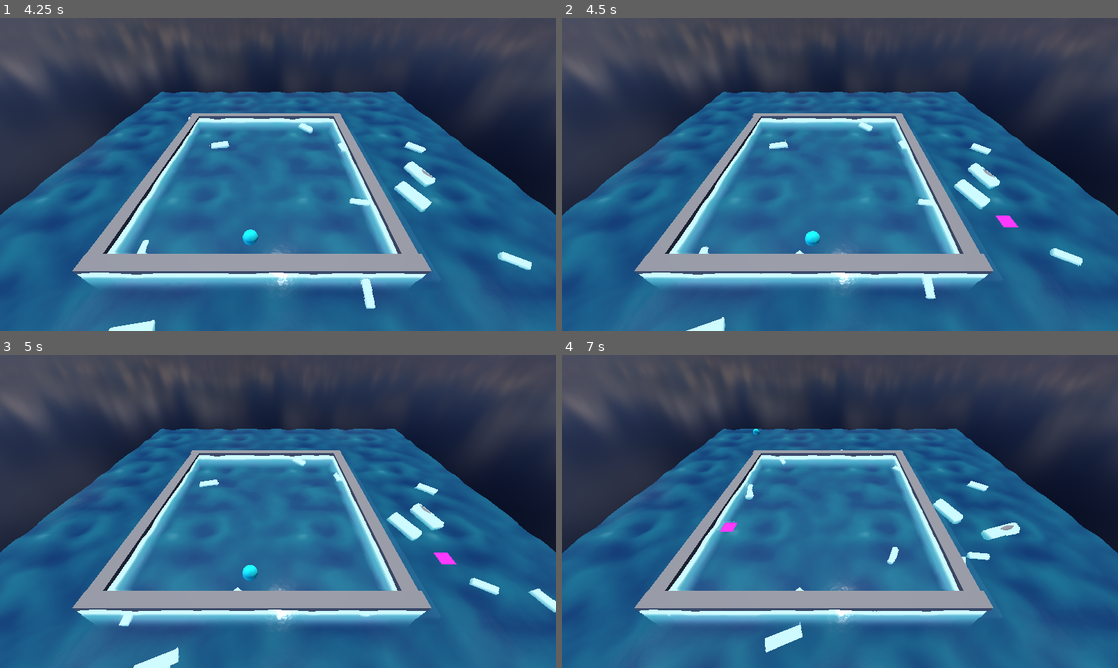
Above: before the commit, frames 1-4 (two rows, left to right).
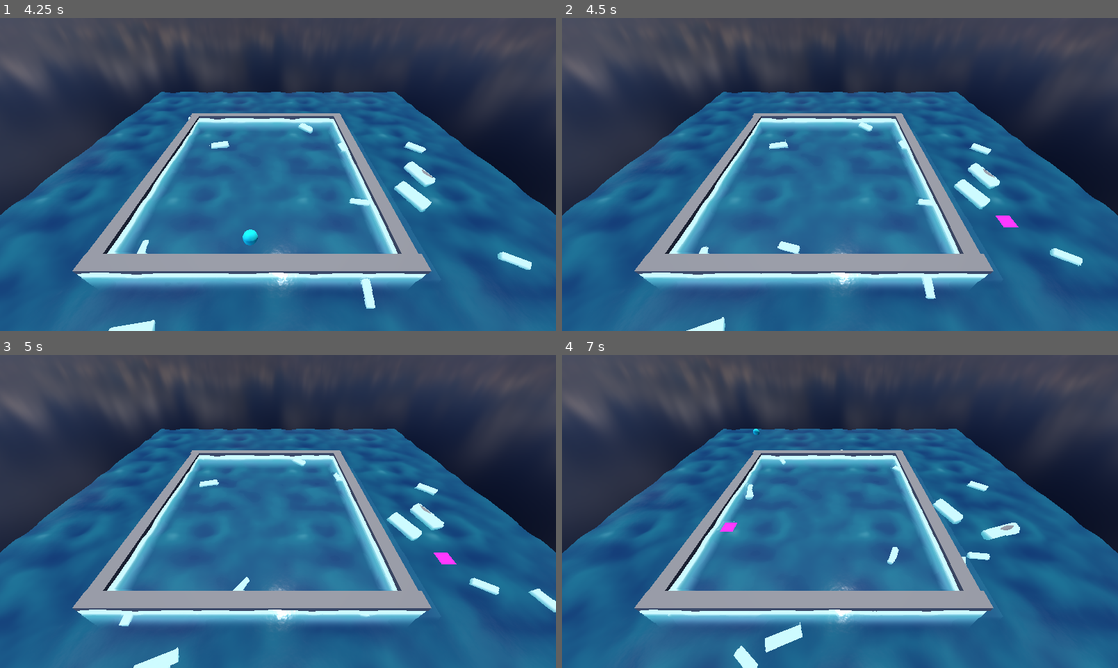
Above: after the commit, the same moments.

Repository: GoodGuyNoone/Juniper-Dev-Game-Jam
Game: Godot game, scene res://scenes/opening/splash.tscn
Same seed, same stepped clock (60 frames per second), same inputs: the game is played once before the commit and once after it.
Inputs (mouse positions are in pixels of both pictures, inside the frame that each line leads up to):
- Up to frame 1 (4.25 s): tap Enter (ui_accept) at 0.5, 0.77 s; move the mouse to (400, 158) at 0.52 s; hold Right (ui_right) 0.53-1.25 s; click (400, 158) at 0.67 s; click "New Game" at 1.25 s; drag from (166, 190) to (250, 237) at 2.02 s; move the mouse to (333, 105) at 2.77 s; hold Right (ui_right) 2.78-3.5 s; click (333, 105) at 2.92 s; drag from (250, 237) to (111, 127) at 3.52 s
- Up to frame 2 (4.5 s): move the mouse to (1006, 221) at 4.27 s; hold Left (ui_left) from 4.28 s (still down); click (1006, 221) at 4.42 s
- Up to frame 3 (5 s): keep holding Left (ui_left); tap Enter (ui_accept) at 4.52 s
- Up to frame 4 (7 s): release Left (ui_left) at 5 s; drag from (673, 464) to (756, 433) at 5.02 s; move the mouse to (867, 511) at 5.77 s; hold Down (ui_down) 5.78-6.5 s; click (867, 511) at 5.92 s; drag from (756, 433) to (728, 527) at 6.52 s

Frame 1 is identical in both runs. In frame 2, 0.2% of the frame differs, in the area x 38-47%, y 68-76%; in frame 3, 0.2%; in frame 4, 0.2%.

Commit message:
- second mini game

Diff:
--- a/scenes/game_scene/game.tscn
+++ b/scenes/game_scene/game.tscn
@@ -11,6 +11,7 @@
 [ext_resource type="Script" uid="uid://ypig5c3ypcht" path="res://scripts/gameplay/controllers/fish_coordinator.gd" id="8_oxnsv"]
 [ext_resource type="Script" uid="uid://duo2mgjedbqhj" path="res://scripts/gameplay/controllers/game_controller.gd" id="10_lnrhe"]
 [ext_resource type="PackedScene" uid="uid://fh7dur8nac6g" path="res://scenes/gameplay/MiniGames/timing_bar_mini_game.tscn" id="11_tr8b4"]
+[ext_resource type="PackedScene" uid="uid://bejdvgm08cn36" path="res://scenes/gameplay/MiniGames/reel_spin_mini_game.tscn" id="12_vvut4"]
 
 [sub_resource type="PanoramaSkyMaterial" id="PanoramaSkyMaterial_7ulqd"]
 panorama = ExtResource("3_700et")
@@ -51,7 +52,7 @@
 script = ExtResource("1_pause_controller")
 pause_menu_packed = ExtResource("2_pause_menu")
 
-[node name="RayCastMouseController" type="Node" parent="Controllers" unique_id=1728235215 node_paths=PackedStringArray("pool", "camera", "player_cursor", "buoy_container", "fish_coordinator", "timing_bar_mini_game")]
+[node name="RayCastMouseController" type="Node" parent="Controllers" unique_id=1728235215 node_paths=PackedStringArray("pool", "camera", "player_cursor", "buoy_container", "fish_coordinator", "timing_bar_mini_game", "game_controller")]
 script = ExtResource("6_wedpv")
 pool = NodePath("../../World/Pool")
 camera = NodePath("../../World/Camera3D")
@@ -60,16 +61,18 @@
 buoy_container = NodePath("../../World/BuoyContainer")
 fish_coordinator = NodePath("../FishCoordinator")
 timing_bar_mini_game = NodePath("../../MiniGames/TimingBarMiniGame")
+game_controller = NodePath("../GameController")
 
 [node name="FishCoordinator" type="Node" parent="Controllers" unique_id=1641570867 node_paths=PackedStringArray("fish_container")]
 script = ExtResource("8_oxnsv")
 fish_scene = ExtResource("4_fhy3a")
 fish_container = NodePath("../../World/FishContainer")
 
-[node name="GameController" type="Node" parent="Controllers" unique_id=1537683898 node_paths=PackedStringArray("fish_coordinator", "timing_bar_mini_game")]
+[node name="GameController" type="Node" parent="Controllers" unique_id=1537683898 node_paths=PackedStringArray("fish_coordinator", "timing_bar_mini_game", "reel_spin_mini_game")]
 script = ExtResource("10_lnrhe")
 fish_coordinator = NodePath("../FishCoordinator")
 timing_bar_mini_game = NodePath("../../MiniGames/TimingBarMiniGame")
+reel_spin_mini_game = NodePath("../../MiniGames/ReelSpinMiniGame")
 
 [node name="MiniGames" type="Node" parent="." unique_id=2085452047]
 
@@ -78,3 +81,9 @@
 offset_top = 76.0
 offset_right = 431.0
 offset_bottom = 276.0
+
+[node name="ReelSpinMiniGame" parent="MiniGames" unique_id=1597237571 instance=ExtResource("12_vvut4")]
+offset_left = 605.0
+offset_top = 303.0
+offset_right = 605.0
+offset_bottom = 303.0
--- /dev/null
+++ b/scenes/gameplay/MiniGames/reel_spin_mini_game.tscn
@@ -0,0 +1,73 @@
+[gd_scene format=3 uid="uid://bejdvgm08cn36"]
+
+[ext_resource type="Script" uid="uid://64s2eot637xd" path="res://scripts/gameplay/minigames/reel_spin_mini_game.gd" id="1_th37x"]
+
+[node name="ReelSpinMiniGame" type="Control" unique_id=1597237571]
+layout_mode = 3
+anchors_preset = 0
+script = ExtResource("1_th37x")
+
+[node name="ReelRoot" type="Control" parent="." unique_id=235586148]
+unique_name_in_owner = true
+layout_mode = 1
+anchors_preset = 8
+anchor_left = 0.5
+anchor_top = 0.5
+anchor_right = 0.5
+anchor_bottom = 0.5
+grow_horizontal = 2
+grow_vertical = 2
+
+[node name="ReelFace" type="ColorRect" parent="ReelRoot" unique_id=206768086]
+unique_name_in_owner = true
+layout_mode = 1
+anchors_preset = 8
+anchor_left = 0.5
+anchor_top = 0.5
+anchor_right = 0.5
+anchor_bottom = 0.5
+offset_left = -35.0
+offset_top = -35.0
+offset_right = 35.0
+offset_bottom = 35.0
+grow_horizontal = 2
+grow_vertical = 2
+pivot_offset = Vector2(35, 35)
+color = Color(0.8274504, 0.9393898, 0.36719698, 1)
+
+[node name="HandlePivot" type="Control" parent="ReelRoot" unique_id=1865918108]
+unique_name_in_owner = true
+anchors_preset = 0
+mouse_filter = 2
+
+[node name="ReelHandle" type="ColorRect" parent="ReelRoot/HandlePivot" unique_id=1588207062]
+unique_name_in_owner = true
+layout_mode = 0
+offset_left = 48.0
+offset_top = -8.0
+offset_right = 68.0
+offset_bottom = 8.0
+pivot_offset = Vector2(10, 8)
+mouse_filter = 2
+color = Color(0.28627452, 1, 1, 1)
+
+[node name="ProgressBar" type="ProgressBar" parent="." unique_id=801909005]
+unique_name_in_owner = true
+layout_mode = 0
+offset_top = -50.0
+offset_right = 4.000001
+offset_bottom = -23.0
+
+[node name="TimerLabel" type="Label" parent="." unique_id=217170146]
+unique_name_in_owner = true
+layout_mode = 1
+anchors_preset = 5
+anchor_left = 0.5
+anchor_right = 0.5
+offset_left = -20.0
+offset_top = 20.0
+offset_right = 20.0
+offset_bottom = 43.0
+grow_horizontal = 2
+text = "55"
+horizontal_alignment = 1
--- a/scripts/gameplay/controllers/game_controller.gd
+++ b/scripts/gameplay/controllers/game_controller.gd
@@ -1,9 +1,14 @@
 class_name GameController
 extends Node
 
+signal catch_finished
 
 @export var fish_coordinator: FishCoordinator
 @export var timing_bar_mini_game: TimingBarMiniGame
+@export var reel_spin_mini_game: ReelSpinMiniGame
+
+var is_catching = false
+var player_score := 0.0
 
 
 func _ready() -> void:
@@ -11,7 +16,35 @@
 
 
 func _on_fish_bitten(fish: Fish) -> void:
+	if is_catching:
+		fish.release()
+		return
+
+	is_catching = true
+
 	print("Fish bitten: %s %.2f kg" % [fish.fish_type, fish.weight])
 	timing_bar_mini_game.start()
-	var success: bool = await timing_bar_mini_game.completed
-	print("Game ended: %s" % success)
+	var hook_success: bool = await timing_bar_mini_game.completed
+	print("Game ended: %s" % hook_success)
+
+	if not hook_success:
+		fish.release()
+		_end_catch()
+		return
+
+	reel_spin_mini_game.start()
+	var reel_success: bool = await reel_spin_mini_game.completed
+
+	if not reel_success:
+		fish.release()
+		_end_catch()
+		return
+
+	player_score += fish.weight
+	fish.queue_free()
+	_end_catch()
+
+
+func _end_catch() -> void:
+	is_catching = false
+	catch_finished.emit()
--- a/scripts/gameplay/controllers/ray_cast_mouse_controller.gd
+++ b/scripts/gameplay/controllers/ray_cast_mouse_controller.gd
@@ -8,9 +8,15 @@
 @export var buoy_container: Node3D
 @export var fish_coordinator: FishCoordinator
 @export var timing_bar_mini_game: TimingBarMiniGame
+@export var game_controller: GameController
 
 var current_water_position: Variant = null
 var active_buoy: Buoy = null
+
+
+func _ready() -> void:
+	if game_controller != null:
+		game_controller.catch_finished.connect(retrieve_active_buoy)
 
 
 func _process(_delta: float) -> void:
@@ -43,14 +49,14 @@
 		_try_cast()
 
 	if event.button_index == MOUSE_BUTTON_RIGHT:
-		_retrieve_buoy()
+		retrieve_active_buoy()
 
 
 func _try_cast() -> void:
 	if current_water_position == null:
 		return
 
-	_retrieve_buoy()
+	retrieve_active_buoy()
 
 	var buoy := buoy_scene.instantiate() as Buoy
 	buoy_container.add_child(buoy)
@@ -61,7 +67,7 @@
 	fish_coordinator.send_fish_to_buoy(buoy)
 
 
-func _retrieve_buoy() -> void:
+func retrieve_active_buoy() -> void:
 	if active_buoy == null:
 		return
 
@@ -72,4 +78,4 @@
 
 
 func _is_water_input_blocked() -> bool:
-	return timing_bar_mini_game != null and timing_bar_mini_game.is_running
+	return game_controller != null and game_controller.is_catching
--- /dev/null
+++ b/scripts/gameplay/minigames/reel_spin_mini_game.gd
@@ -0,0 +1,117 @@
+class_name ReelSpinMiniGame
+extends Control
+
+signal completed(success: bool)
+
+@export var duration: float = 10.0
+@export var required_rotations: float = 4.0
+@export var spin_direction: float = 1.0
+@export var dead_zone_radius: float = 24.0
+@export var handle_grab_radius: float = 24.0
+
+var is_running := false
+var is_dragging_handle := false
+var time_left := 0.0
+var progress := 0.0
+var previous_angle := 0.0
+var has_previous_angle := false
+
+@onready var reel_root: Control = %ReelRoot
+@onready var reel_face: Control = %ReelFace
+@onready var handle_pivot: Control = %HandlePivot
+@onready var reel_handle: Control = %ReelHandle
+@onready var progress_bar: ProgressBar = %ProgressBar
+@onready var timer_label: Label = %TimerLabel
+
+
+func _ready() -> void:
+	hide()
+
+
+func start() -> void:
+	show()
+	is_running = true
+	is_dragging_handle = false
+	time_left = duration
+	progress = 0.0
+	has_previous_angle = false
+	_set_reel_angle(0.0)
+	progress_bar.value = 0.0
+
+
+func _process(delta: float) -> void:
+	if not is_running:
+		return
+
+	time_left -= delta
+	timer_label.text = "%.1f" % time_left
+
+	if time_left <= 0.0:
+		_finish(false)
+
+
+func _input(event: InputEvent) -> void:
+	if not is_running:
+		return
+
+	if event is InputEventMouseButton:
+		if event.button_index != MOUSE_BUTTON_LEFT:
+			return
+
+		if event.pressed and _is_mouse_on_handle():
+			is_dragging_handle = true
+			has_previous_angle = false
+			handle_mouse_spin()
+			get_viewport().set_input_as_handled()
+		elif not event.pressed and is_dragging_handle:
+			is_dragging_handle = false
+			has_previous_angle = false
+			get_viewport().set_input_as_handled()
+
+	if event is InputEventMouseMotion and is_dragging_handle:
+		handle_mouse_spin()
+		get_viewport().set_input_as_handled()
+
+
+func handle_mouse_spin() -> void:
+	var center := reel_root.get_global_rect().get_center()
+	var to_mouse := get_global_mouse_position() - center
+
+	if to_mouse.length() < dead_zone_radius:
+		return
+
+	var current_angle := to_mouse.angle()
+	_set_reel_angle(current_angle)
+
+	if not has_previous_angle:
+		previous_angle = current_angle
+		has_previous_angle = true
+		return
+
+	var angle_delta := wrapf(current_angle - previous_angle, -PI, PI)
+	previous_angle = current_angle
+
+	var useful_delta := maxf(0.0, angle_delta * spin_direction)
+	progress += useful_delta / TAU
+	progress_bar.value = minf(progress / required_rotations * 100.0, 100.0)
+
+	if progress >= required_rotations:
+		_finish(true)
+
+
+func _is_mouse_on_handle() -> bool:
+	var handle_center := reel_handle.get_global_rect().get_center()
+	return get_global_mouse_position().distance_to(handle_center) <= handle_grab_radius
+
+
+func _set_reel_angle(angle: float) -> void:
+	handle_pivot.rotation = angle
+	reel_face.rotation = angle
+
+
+func _finish(success: bool) -> void:
+	is_running = false
+	is_dragging_handle = false
+	has_previous_angle = false
+	hide()
+	completed.emit(success)
Not shown, added: scripts/gameplay/minigames/reel_spin_mini_game.gd.uid
